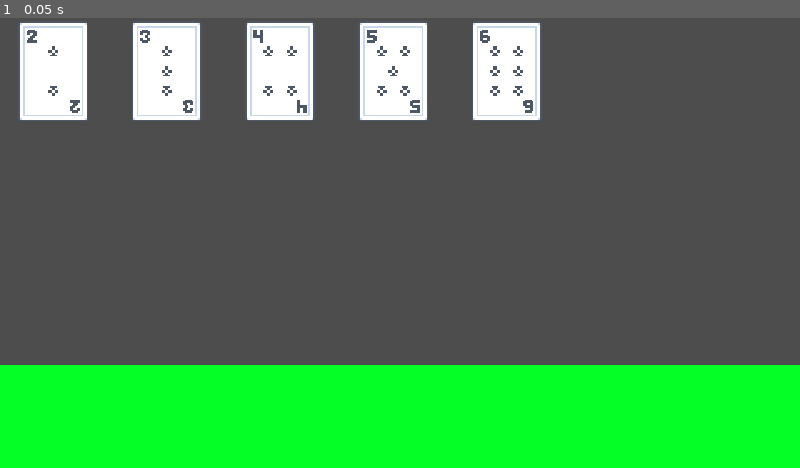
Above: before the commit, frame 1.
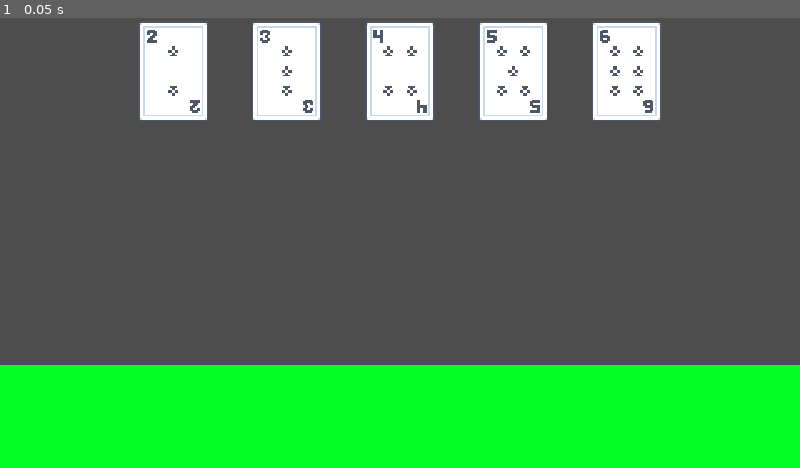
Above: after the commit, the same moment.

Repository: Honest-GameDev/BiteSize
Game: Godot game, scene res://example.tscn
Same seed, same stepped clock (60 frames per second), same inputs: the game is played once before the commit and once after it.
Inputs:
- Up to frame 1 (0.05 s): no input

The runs differ from the first frame. In frame 1, 6.7% of the frame differs, in the area x 2-83%, y 0-23%.

Commit message:
Final adjustments

Diff:
--- a/Godot 4 Card game mechanic/example.tscn
+++ b/Godot 4 Card game mechanic/example.tscn
@@ -35,41 +35,42 @@
 card = ExtResource("1_qt7o2")
 
 [node name="Cards" type="HBoxContainer" parent="."]
-offset_right = 40.0
-offset_bottom = 40.0
+anchors_preset = 10
+anchor_right = 1.0
+grow_horizontal = 2
 alignment = 1
 
 [node name="Card" parent="Cards" instance=ExtResource("1_qt7o2")]
 layout_mode = 2
-offset_left = 12.0
-offset_right = 12.0
-offset_bottom = 40.0
+offset_left = 232.0
+offset_right = 232.0
+offset_bottom = 0.0
 card_texture = ExtResource("3_tcjck")
 
 [node name="Card2" parent="Cards" instance=ExtResource("1_qt7o2")]
 layout_mode = 2
-offset_left = 16.0
-offset_right = 16.0
-offset_bottom = 40.0
+offset_left = 236.0
+offset_right = 236.0
+offset_bottom = 0.0
 card_texture = ExtResource("4_wjl6b")
 
 [node name="Card3" parent="Cards" instance=ExtResource("1_qt7o2")]
 layout_mode = 2
-offset_left = 20.0
-offset_right = 20.0
-offset_bottom = 40.0
+offset_left = 240.0
+offset_right = 240.0
+offset_bottom = 0.0
 card_texture = ExtResource("5_yqj2h")
 
 [node name="Card4" parent="Cards" instance=ExtResource("1_qt7o2")]
 layout_mode = 2
-offset_left = 24.0
-offset_right = 24.0
-offset_bottom = 40.0
+offset_left = 244.0
+offset_right = 244.0
+offset_bottom = 0.0
 card_texture = ExtResource("6_pdnfn")
 
 [node name="Card5" parent="Cards" instance=ExtResource("1_qt7o2")]
 layout_mode = 2
-offset_left = 28.0
-offset_right = 28.0
-offset_bottom = 40.0
+offset_left = 248.0
+offset_right = 248.0
+offset_bottom = 0.0
 card_texture = ExtResource("7_58ity")
